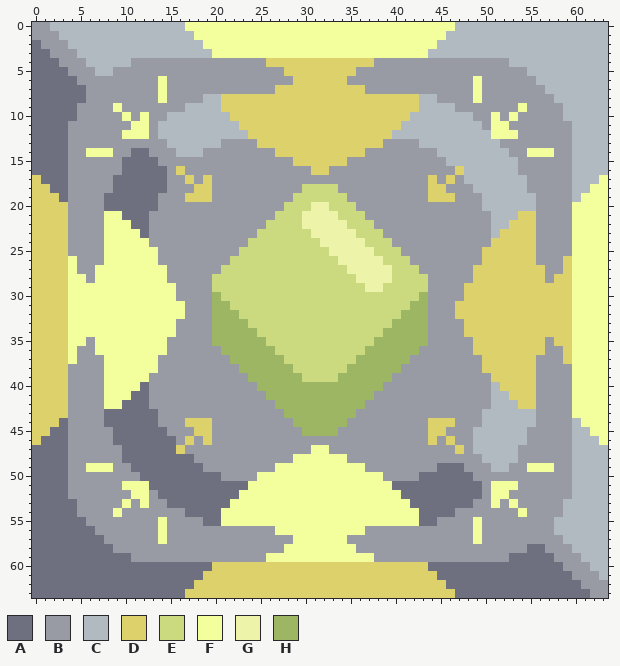
Edited in one commit: pixel-art sprite (sprites/blocks/effect/trading-stations/plastanium-trading-station.png). Above is the file before it was changed.
The file is 64x64 pixels.
Palette (. is transparent): A #6e7080  B #989aa4  C #b0bac0  D #dcd16b  E #cbd97f  F #f2ff9c  G #edf3a9  H #9cb664
Pixels before (only the part around the change), first column x 0:
 0 BBCCCCCCCCCCCCCCCFFFFFFFFFFFFFFFFFFFFFFFFFFFFFFCCCCCCCCCCCCCCCCC
 1 BBBCCCCCCCCCCCCCCCFFFFFFFFFFFFFFFFFFFFFFFFFFFFCCCCCCCCCCCCCCCCCC
 2 ABBBCCCCCCCCCCCCCCCFFFFFFFFFFFFFFFFFFFFFFFFFFCCCCCCCCCCCCCCCCCCC
 3 AABBBCCCCCCCCCCCCCCCFFFFFFFFFFFFFFFFFFFFFFFFCCCCCCCCCCCCCCCCCCCC
 4 AAABBBCCCCCBBBBBBBBBBBBBBBDDDDDDDDDDDDBBBBBBBBBBBBBBBCCCCCCCCCCC
 5 AAAABBBCCBBBBBBBBBBBBBBBBBBBDDDDDDDDBBBBBBBBBBBBBBBBBBBCCCCCCCCC
 6 AAAAABBBBBBBBBFBBBBBBBBBBBBBBDDDDDDBBBBBBBBBBBBBBFBBBBBBCCCCCCCC
 7 AAAAAABBBBBBBBFBBBBBBBBBBBBDDDDDDDDDDBBBBBBBBBBBBFBBBBBBBCCCCCCC
 8 AAAAAABBBBBBBBFBBBBCCDDDDDDDDDDDDDDDDDDDDDDCCBBBBFBBBBBBBBCCCCCC
 9 AAAAABBBBFBBBBBBBCCCCDDDDDDDDDDDDDDDDDDDDDDCCCCBBBBBBBFBBBBCCCCC
10 AAAAABBBBBFBFBBCCCCCCCDDDDDDDDDDDDDDDDDDDDCCCCCCCBBFBFBBBBBCCCCC
11 AAAABBBBBBBFFBCCCCCCCCCDDDDDDDDDDDDDDDDDDCCCCCCCCCBFFBBBBBBBCCCC
12 AAAABBBBBBFFFBCCCCCCCCCCDDDDDDDDDDDDDDDDCCCCCCCCCCCFFFBBBBBBCCCC
13 AAAABBBBBBBBBBBCCCCCCBBBBDDDDDDDDDDDDDDBBBBCCCCCCCCCBBBBBBBBCCCC
14 AAAABBFFFBBAABBBCCCBBBBBBBBDDDDDDDDDDBBBBBBBBCCCCCCCCBBFFFBBCCCC
15 AAAABBBBBBAAAABBBBBBBBBBBBBBBDDDDDDBBBBBBBBBBBCCCCCCCCBBBBBBCCCC
16 AAAABBBBBBAAAAABDBBBBBBBBBBBBBBDDBBBBBBBBBBBBBBDCCCCCCBBBBBBCCCC
17 DAAABBBBBAAAAAABBDBDBBBBBBBBBBBBBBBBBBBBBBBBDBDBCCCCCCCBBBBBCCCF
18 DDAABBBBBAAAAAABBBDDBBBBBBBBBBEEEEBBBBBBBBBBDDBBBCCCCCCBBBBBCCFF
19 DDDABBBBAAAAAABBBDDDBBBBBBBBBEEEEEEBBBBBBBBBDDDBBBCCCCCCBBBBCFFF
20 DDDDBBBBAAAAAABBBBBBBBBBBBBBEEEGGEEEBBBBBBBBBBBBBBCCCCCCBBBBFFFF
21 DDDDBBBBFFAAABBBBBBBBBBBBBBEEEGGGGEEEBBBBBBBBBBBBBBCCCDDBBBBFFFF
22 DDDDBBBBFFFAABBBBBBBBBBBBBEEEEGGGGGEEEBBBBBBBBBBBBBCCDDDBBBBFFFF
23 DDDDBBBBFFFFABBBBBBBBBBBBEEEEEEGGGGGEEEBBBBBBBBBBBBCDDDDBBBBFFFF
24 DDDDBBBBFFFFFBBBBBBBBBBBEEEEEEEEGGGGGEEEBBBBBBBBBBBDDDDDBBBBFFFF
25 DDDDBBBBFFFFFFBBBBBBBBBEEEEEEEEEEGGGGGEEEBBBBBBBBBDDDDDDBBBBFFFF
26 DDDDFBBBFFFFFFBBBBBBBBEEEEEEEEEEEEGGGGGEEEBBBBBBBBDDDDDDBBBDFFFF
27 DDDDFBBFFFFFFFFBBBBBBEEEEEEEEEEEEEEGGGGGEEEBBBBBBDDDDDDDDBBDFFFF
28 DDDDFFBFFFFFFFFBBBBBEEEEEEEEEEEEEEEEGGGGEEEEBBBBBDDDDDDDDBDDFFFF
29 DDDDFFFFFFFFFFFFBBBBEEEEEEEEEEEEEEEEEGGEEEEEBBBBDDDDDDDDDDDDFFFF
30 DDDDFFFFFFFFFFFFBBBBHEEEEEEEEEEEEEEEEEEEEEEHBBBBDDDDDDDDDDDDFFFF
31 DDDDFFFFFFFFFFFFFBBBHHEEEEEEEEEEEEEEEEEEEEHHBBBDDDDDDDDDDDDDFFFF
32 DDDDFFFFFFFFFFFFFBBBHHHEEEEEEEEEEEEEEEEEEHHHBBBDDDDDDDDDDDDDFFFF
33 DDDDFFFFFFFFFFFFBBBBHHHHEEEEEEEEEEEEEEEEHHHHBBBBDDDDDDDDDDDDFFFF
34 DDDDFFFFFFFFFFFFBBBBHHHHHEEEEEEEEEEEEEEHHHHHBBBBDDDDDDDDDDDDFFFF
35 DDDDFFBFFFFFFFFBBBBBHHHHHHEEEEEEEEEEEEHHHHHHBBBBBDDDDDDDDBDDFFFF
36 DDDDFBBFFFFFFFFBBBBBBHHHHHHEEEEEEEEEEHHHHHHBBBBBBDDDDDDDDBBDFFFF
37 DDDDFBBBFFFFFFBBBBBBBBHHHHHHEEEEEEEEHHHHHHBBBBBBBBDDDDDDBBBDFFFF
38 DDDDBBBBFFFFFFBBBBBBBBBHHHHHHEEEEEEHHHHHHBBBBBBBBBDDDDDDBBBBFFFF
39 DDDDBBBBFFFFFBBBBBBBBBBBHHHHHHEEEEHHHHHHBBBBBBBBBBBDDDDDBBBBFFFF
40 DDDDBBBBFFFFABBBBBBBBBBBBHHHHHHHHHHHHHHBBBBBBBBBBBBCDDDDBBBBFFFF
41 DDDDBBBBFFFAABBBBBBBBBBBBBHHHHHHHHHHHHBBBBBBBBBBBBBCCDDDBBBBFFFF
42 DDDDBBBBFFAAABBBBBBBBBBBBBBHHHHHHHHHHBBBBBBBBBBBBBBCCCDDBBBBFFFF
43 DDDDBBBBAAAAAABBBBBBBBBBBBBBHHHHHHHHBBBBBBBBBBBBBBCCCCCCBBBBFFFF
44 DDDABBBBAAAAAABBBDDDBBBBBBBBBHHHHHHBBBBBBBBBDDDBBBCCCCCCBBBBCFFF
45 DDAABBBBBAAAAAABBBDDBBBBBBBBBBHHHHBBBBBBBBBBDDBBBCCCCCCBBBBBCCFF
46 DAAABBBBBAAAAAAABDBDBBBBBBBBBBBBBBBBBBBBBBBBDBDBBCCCCCCBBBBBCCCF
47 AAAABBBBBBAAAAAADBBBBBBBBBBBBBBFFBBBBBBBBBBBBBBDBCCCCCBBBBBBCCCC
48 AAAABBBBBBAAAAAAAABBBBBBBBBBBFFFFFFBBBBBBBBBBBBBBBCCCCBBBBBBCCCC
49 AAAABBFFFBBAAAAAAAABBBBBBBBFFFFFFFFFFBBBBBBBBAAABBBCCBBFFFBBCCCC
50 AAAABBBBBBBBAAAAAAAAABBBBFFFFFFFFFFFFFFBBBBAAAAAABBBBBBBBBBBCCCC
51 AAAABBBBBBFFFAAAAAAAAAAAFFFFFFFFFFFFFFFFAAAAAAAAAABFFFBBBBBBCCCC
52 AAAABBBBBBBFFBAAAAAAAAAFFFFFFFFFFFFFFFFFFAAAAAAAAABFFBBBBBBBCCCC
53 AAAAABBBBBFBFBBAAAAAAAFFFFFFFFFFFFFFFFFFFFAAAAAAABBFBFBBBBBCCCCC
54 AAAAABBBBFBBBBBBBAAAAFFFFFFFFFFFFFFFFFFFFFFAAAABBBBBBBFBBBBCCCCC
55 AAAAAABBBBBBBBFBBBBAAFFFFFFFFFFFFFFFFFFFFFFAABBBBFBBBBBBBBCCCCCC
56 AAAAAAABBBBBBBFBBBBBBBBBBBBFFFFFFFFFFBBBBBBBBBBBBFBBBBBBBBCCCCCC
57 AAAAAAAABBBBBBFBBBBBBBBBBBBBBFFFFFFBBBBBBBBBBBBBBFBBBBBBBBBCCCCC
58 AAAAAAAAABBBBBBBBBBBBBBBBBBBFFFFFFFFBBBBBBBBBBBBBBBBBBBAABBBCCCC
59 AAAAAAAAAAABBBBBBBBBBBBBBBFFFFFFFFFFFFBBBBBBBBBBBBBBBAAAAABBBCCC
60 AAAAAAAAAAAAAAAAAAAADDDDDDDDDDDDDDDDDDDDDDDDAAAAAAAAAAAAAAABBBCC
61 AAAAAAAAAAAAAAAAAAADDDDDDDDDDDDDDDDDDDDDDDDDDAAAAAAAAAAAAAAABBBC
62 AAAAAAAAAAAAAAAAAADDDDDDDDDDDDDDDDDDDDDDDDDDDDAAAAAAAAAAAAAAABBB
63 AAAAAAAAAAAAAAAAADDDDDDDDDDDDDDDDDDDDDDDDDDDDDDAAAAAAAAAAAAAAABB
After:
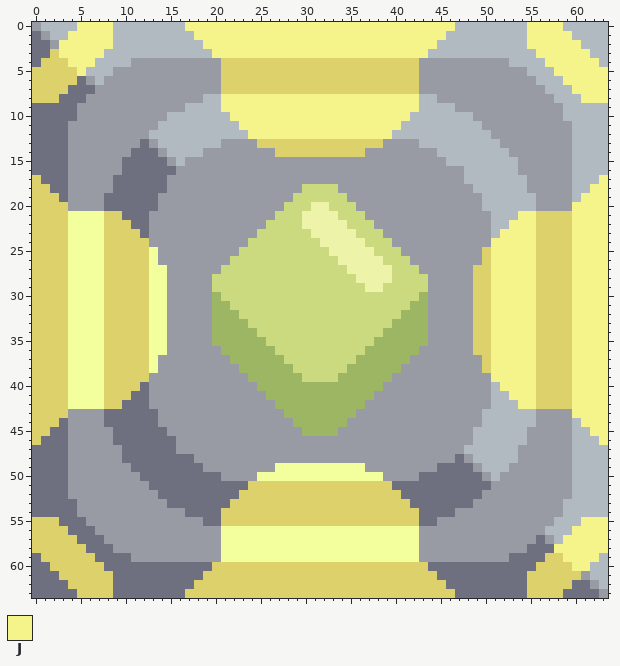
Colours new in this view: J #f5f48b
Change:
Changed rows in their new state; - is an unchanged pixel.
first column x 0:
 0 -C---JJJJ--------JJJJJJJJJJJJJJJJJJJJJJJJJJJJJJ--------JJJJ-----
 1 A-C-JJJJJ---------JJJJJJJJJJJJJJJJJJJJJJJJJJJJ---------JJJJJ----
 2 -A-JJJJJJ----------JJJJJJJJJJJJJJJJJJJJJJJJJJ----------JJJJJJ---
 3 --DJJJJJ------------JJJJJJJJJJJJJJJJJJJJJJJJ------------JJJJJJ--
 4 -DDDJJJ--------------DDDDD------------DDDDD--------------JJJJJJ-
 5 DDDDDJC--------------DDDDDDD--------DDDDDDD---------------JJJJJJ
 6 DDDDDA-C------B------DDDDDDDD------DDDDDDDD------B---------JJJJJ
 7 DDDD--A-------B------DDDDDD----------DDDDDD------B----------JJJJ
 8 DDD-----------B------JJJJJJJJJJJJJJJJJJJJJJ------B-----------JJJ
 9 ---------B-----------JJJJJJJJJJJJJJJJJJJJJJ-----------B---------
10 ----------B-B---------JJJJJJJJJJJJJJJJJJJJ---------B-B----------
11 -----------BB----------JJJJJJJJJJJJJJJJJJ----------BB-----------
12 ----------BBBC----------JJJJJJJJJJJJJJJJ-----------BBB----------
13 ------------A-C-------------------------------------------------
14 ------BBB----A-C---------------------------------------BBB------
15 --------------A-C------------BBBBBB-----------------------------
16 ---------------AB--------------BB--------------B----------------
17 -----------------B-B------------------------B-B----------------J
18 ------------------BB------------------------BB----------------JJ
19 -----------------BBB------------------------BBB--------------JJJ
20 ------------------------------------------------------------JJJJ
21 ----FFFFDD--------------------------------------------JJDDDDJJJJ
22 ----FFFFDDD------------------------------------------JJJDDDDJJJJ
23 ----FFFFDDDD----------------------------------------JJJJDDDDJJJJ
24 ----FFFFDDDDD--------------------------------------JJJJJDDDDJJJJ
25 ----FFFFDDDDD--------------------------------------JJJJJDDDDJJJJ
26 -----FFFDDDDD--------------------------------------JJJJJDDD-JJJJ
27 -----FF-DDDDD--------------------------------------JJJJJ-DD-JJJJ
28 ------F-DDDDD--------------------------------------JJJJJ-D--JJJJ
29 --------DDDDD--B--------------------------------B--JJJJJ----JJJJ
30 --------DDDDD--B--------------------------------B--JJJJJ----JJJJ
31 --------DDDDD--BB------------------------------BB--JJJJJ----JJJJ
32 --------DDDDD--BB------------------------------BB--JJJJJ----JJJJ
33 --------DDDDD--B--------------------------------B--JJJJJ----JJJJ
34 --------DDDDD--B--------------------------------B--JJJJJ----JJJJ
35 ------F-DDDDD--------------------------------------JJJJJ-D--JJJJ
36 -----FF-DDDDD--------------------------------------JJJJJ-DD-JJJJ
37 -----FFFDDDDD--------------------------------------JJJJJDDD-JJJJ
38 ----FFFFDDDDD--------------------------------------JJJJJDDDDJJJJ
39 ----FFFFDDDDD--------------------------------------JJJJJDDDDJJJJ
40 ----FFFFDDDD----------------------------------------JJJJDDDDJJJJ
41 ----FFFFDDD------------------------------------------JJJDDDDJJJJ
42 ----FFFFDD--------------------------------------------JJDDDDJJJJ
43 ------------------------------------------------------------JJJJ
44 -----------------BBB------------------------BBB--------------JJJ
45 ------------------BB------------------------BB----------------JJ
46 -----------------B-B------------------------B-B----------------J
47 ----------------B--------------BB--------------BC---------------
48 -----------------------------BBBBBB------------A-C--------------
49 ------BBB---------------------------------------A-C----BBB------
50 -------------------------------------------------A-C------------
51 ----------BBB-----------DDDDDDDDDDDDDDDD----------ABBB----------
52 -----------BB----------DDDDDDDDDDDDDDDDDD----------BB-----------
53 ----------B-B---------DDDDDDDDDDDDDDDDDDDD---------B-B----------
54 ---------B-----------DDDDDDDDDDDDDDDDDDDDDD-----------B---------
55 DDD-----------B------DDDDDDDDDDDDDDDDDDDDDD------B-----------JJJ
56 DDDD----------B------FFFFFF----------FFFFFF------B-------C--JJJJ
57 DDDDD---------B------FFFFFFFF------FFFFFFFF------B------A-CJJJJJ
58 DDDDDD---------------FFFFFFF--------FFFFFFF--------------AJJJJJJ
59 -DDDDDD--------------FFFFF------------FFFFF--------------DDJJJJ-
60 --DDDDDD------------------------------------------------DDDDJJ--
61 ---DDDDDD----------------------------------------------DDDDDD-C-
62 ----DDDDD----------------------------------------------DDDDD-A-C
63 -----DDDD----------------------------------------------DDDD---A-
Where, in picture pixels (left, top, right, bottom), the same in both pictures:
changed: (32, 22, 608, 598)
